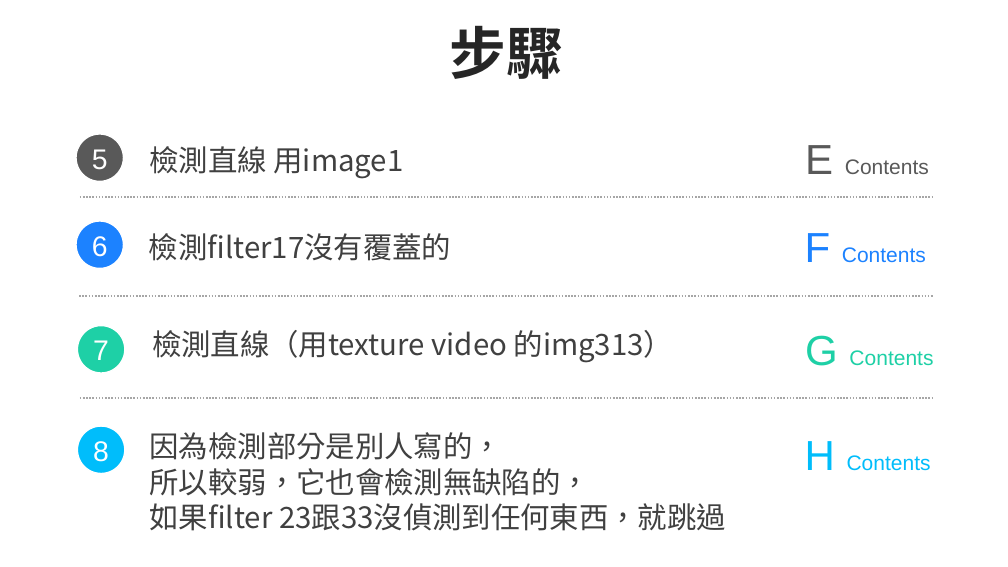
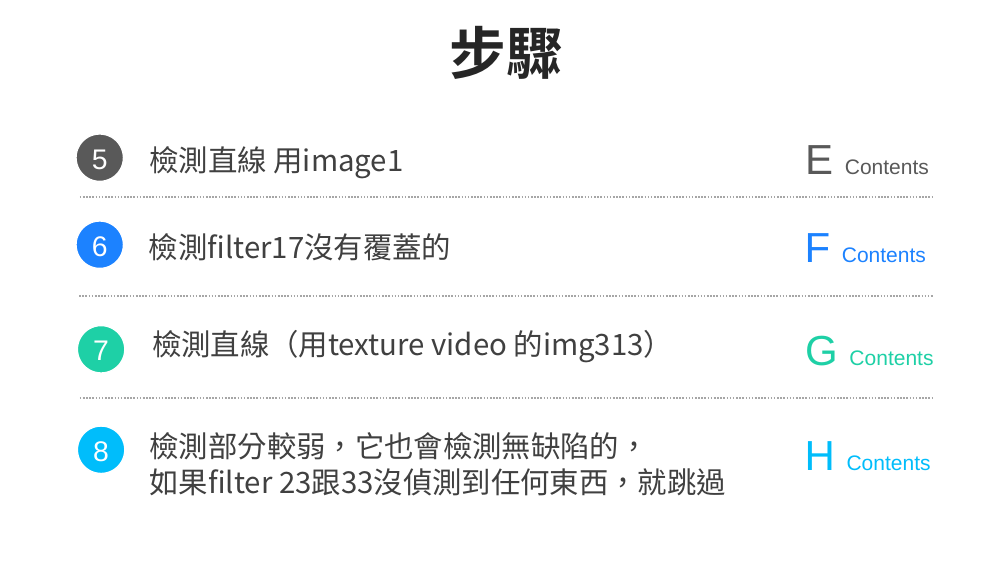
Before and after one commit to 409416541/111-1-project, a slide deck: slide 12 of 影像專題.pptx. Drawn at 1008x567 pixels with LibreOffice and Linux fonts; fonts in the diff are those of the drawing. Boxes give left, top, right and bottom in pixels: in the first picture for what was removed or moved away, otherwise in the second. Text is boxed around its words. In the diff, an @@ line names an element or a change of style, - is before the commit and + after.

```diff
--- a/影像專題.pptx
+++ b/影像專題.pptx
@@ text at (150, 432, 649, 460): text changed @@
-因為檢測部分是別人寫的，
-所以較弱，它也會檢測無缺陷的，
+檢測部分較弱，它也會檢測無缺陷的，
```
Also in this commit, not shown: 1 other slide changed, 2 slides added, 2 slides removed.
